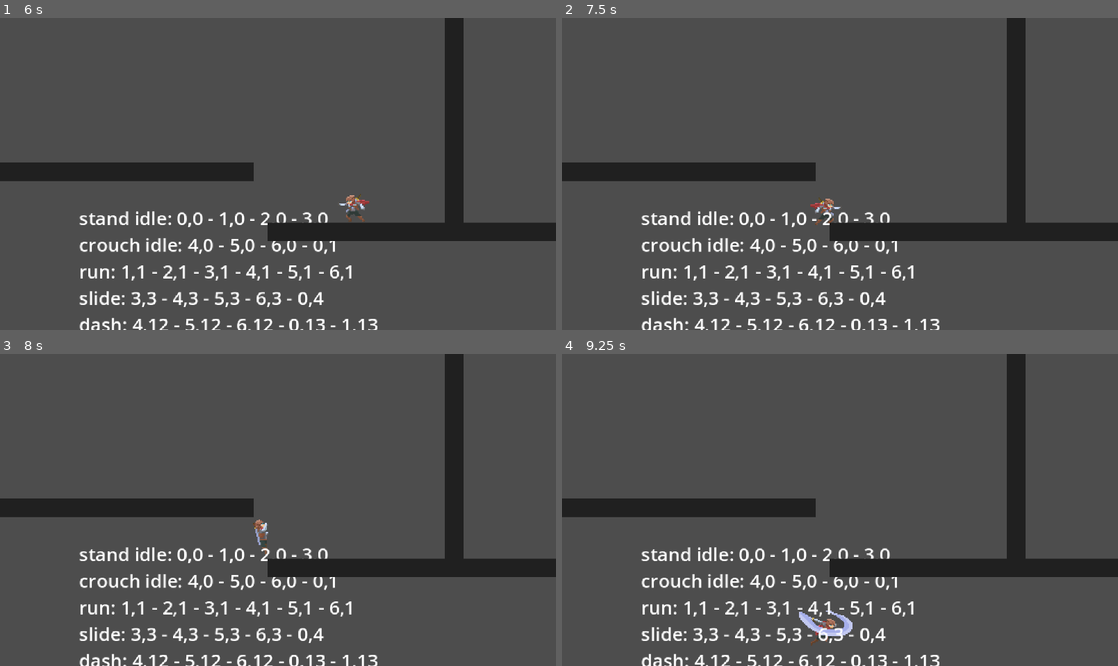
Above: before the commit, frames 1-4 (two rows, left to right).
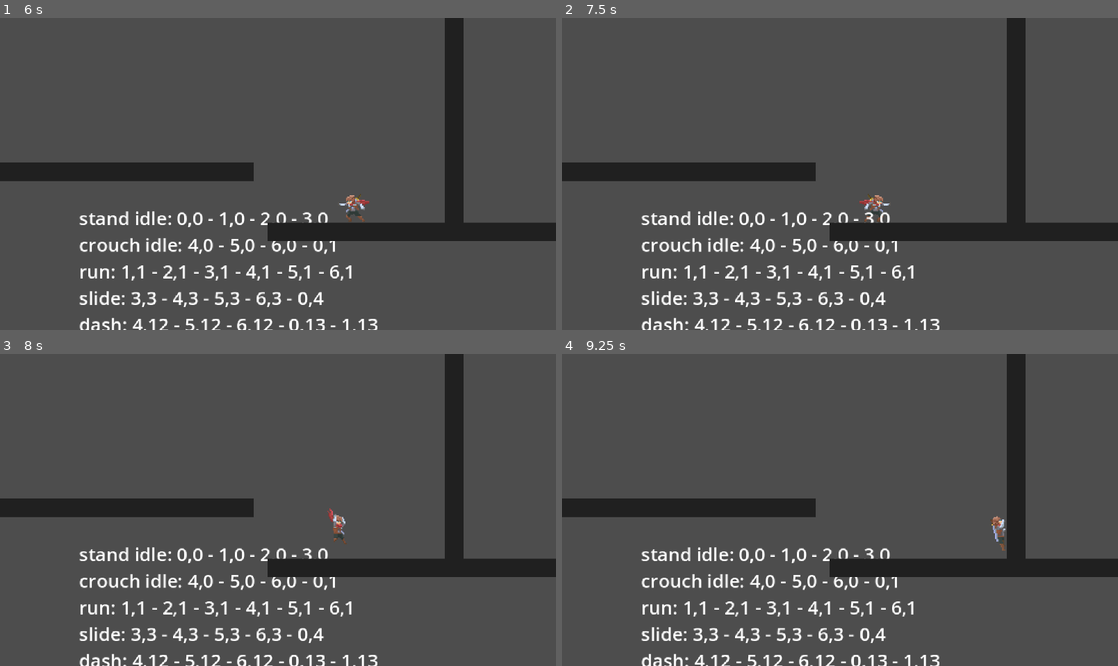
Above: after the commit, the same moments.

Repository: snowbillr/ninja-game
Game: Godot game, scene res://main.tscn
Two runs of this game, one before a commit and one after it. Both use one fixed random seed, a clock stepped at 60 frames per second and the inputs below.
Inputs:
- Up to frame 1 (6 s): hold F (attack) 0.53-1.28 s; hold Right (move_right) 0.53-2.03 s; tap Space (jump) at 0.77, 1.52, 3.02, 3.77, 4.52 s; tap Shift (dash) at 0.8, 1.35, 2.3, 2.85, 3.8, 4.35, 5.3, 5.85 s; tap F (attack) at 1.55, 3.05, 4.55 s; hold Left (move_left) 2.03-2.78 s; hold F (attack) 2.03-2.78 s; hold Right (move_right) 2.78-4.28 s; hold F (attack) 3.53-4.28 s; hold Left (move_left) 4.28-5.03 s; hold Right (move_right) 5.03-5.78 s; hold F (attack) 5.03-5.78 s; hold Left (move_left) from 5.78 s (still down)
- Up to frame 2 (7.5 s): tap Space (jump) at 6.02, 6.77 s; tap F (attack) at 6.05 s; hold F (attack) 6.53-7.28 s; tap Shift (dash) at 6.8, 7.35 s; release Left (move_left) at 7.28 s; hold Right (move_right) from 7.28 s (still down)
- Up to frame 3 (8 s): keep holding Right (move_right); tap Space (jump) at 7.52 s; tap F (attack) at 7.55 s
- Up to frame 4 (9.25 s): keep holding Right (move_right); hold F (attack) 8.03-8.78 s; tap Shift (dash) at 8.3, 8.85 s; tap Space (jump) at 9.02 s; tap F (attack) at 9.05 s

Frame 1 is identical in both runs. In frame 2, 0.3% of the frame differs, in the area x 44-59%, y 56-67%; in frame 3, 0.3%; in frame 4, 0.6%, in the area x 42-80%, y 51-94%.

Commit message:
properly flip the whole player when changing directions

Diff:
--- a/scenes/player/player.gd
+++ b/scenes/player/player.gd
@@ -19,4 +19,8 @@
 
 func _update_direction(new_direction: DirectionDetector.DIRECTION):
 	self.direction = new_direction
-	self.sprite_2d.flip_h = true if new_direction == DirectionDetector.DIRECTION.LEFT else false
+
+	# We always flip the X value of the scale when a new direction is set.
+	# Note: Experimentation proved this method call is functionally equivalent to setting the self.scale.x directly.
+	#       It seemed easier to understand to use the apply_scale method.
+	self.apply_scale(Vector2(-1, 1))
--- a/scenes/player/player.tscn
+++ b/scenes/player/player.tscn
@@ -232,6 +232,23 @@
 "values": [Vector2i(4, 12), Vector2i(5, 12), Vector2i(6, 12), Vector2i(0, 13), Vector2i(1, 13)]
 }
 
+[sub_resource type="Animation" id="Animation_ugbui"]
+resource_name = "dash_attack"
+length = 0.5
+step = 0.1
+tracks/0/type = "value"
+tracks/0/imported = false
+tracks/0/enabled = true
+tracks/0/path = NodePath("Sprite2D:frame_coords")
+tracks/0/interp = 1
+tracks/0/loop_wrap = true
+tracks/0/keys = {
+"times": PackedFloat32Array(0, 0.1, 0.2, 0.3, 0.4),
+"transitions": PackedFloat32Array(1, 1, 1, 1, 1),
+"update": 1,
+"values": [Vector2i(5, 7), Vector2i(6, 7), Vector2i(0, 8), Vector2i(1, 8), Vector2i(2, 8)]
+}
+
 [sub_resource type="Animation" id="Animation_4c57u"]
 resource_name = "double_jump"
 length = 0.4
@@ -369,23 +386,6 @@
 "transitions": PackedFloat32Array(1, 1, 1, 1, 1, 1),
 "update": 1,
 "values": [Vector2i(1, 1), Vector2i(2, 1), Vector2i(3, 1), Vector2i(4, 1), Vector2i(5, 1), Vector2i(6, 1)]
-}
-
-[sub_resource type="Animation" id="Animation_ugbui"]
-resource_name = "dash_attack"
-length = 0.5
-step = 0.1
-tracks/0/type = "value"
-tracks/0/imported = false
-tracks/0/enabled = true
-tracks/0/path = NodePath("Sprite2D:frame_coords")
-tracks/0/interp = 1
-tracks/0/loop_wrap = true
-tracks/0/keys = {
-"times": PackedFloat32Array(0, 0.1, 0.2, 0.3, 0.4),
-"transitions": PackedFloat32Array(1, 1, 1, 1, 1),
-"update": 1,
-"values": [Vector2i(5, 7), Vector2i(6, 7), Vector2i(0, 8), Vector2i(1, 8), Vector2i(2, 8)]
 }
 
 [sub_resource type="Animation" id="Animation_fcs02"]
Not shown, changed: TODO.md
